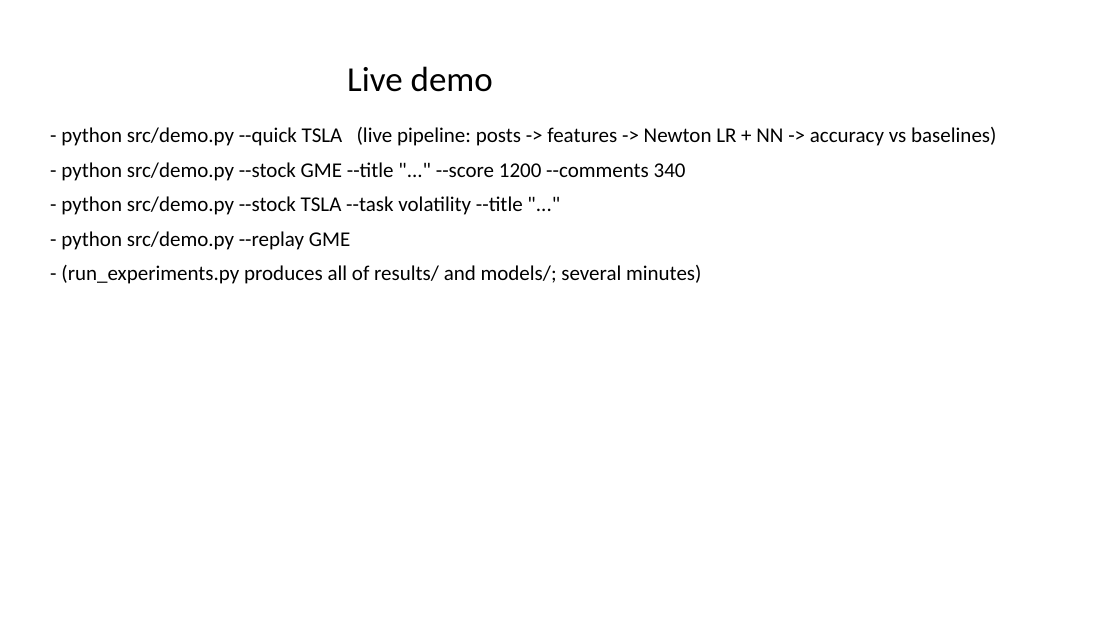
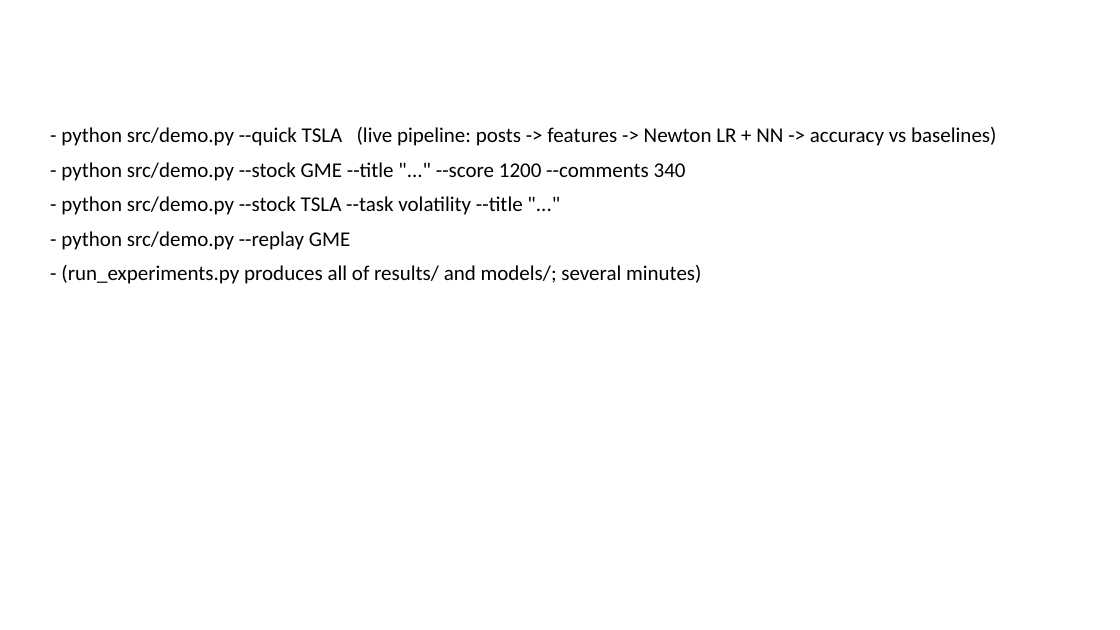
Before and after one commit to Prithvi-Aithal/wsb-market-prediction, a slide deck: slide 14 of docs/presentation.pptx. Drawn at 1120x630 pixels with LibreOffice and Linux fonts; fonts in the diff are those of the drawing. Boxes give left, top, right and bottom in pixels: in the first picture for what was removed or moved away, otherwise in the second. Text is boxed around its words. In the diff, an @@ line names an element or a change of style, - is before the commit and + after.

Commit message:
Fix chart legend overlap, soften tuning conclusion, center slide titles

```diff
--- a/docs/presentation.pptx
+++ b/docs/presentation.pptx
@@ title removed at <box>347,66,493,92</box> @@
-Live demo
```
Also in this commit, not shown: 11 other slides changed, 2 slides added, 2 slides removed, 5 other files.
